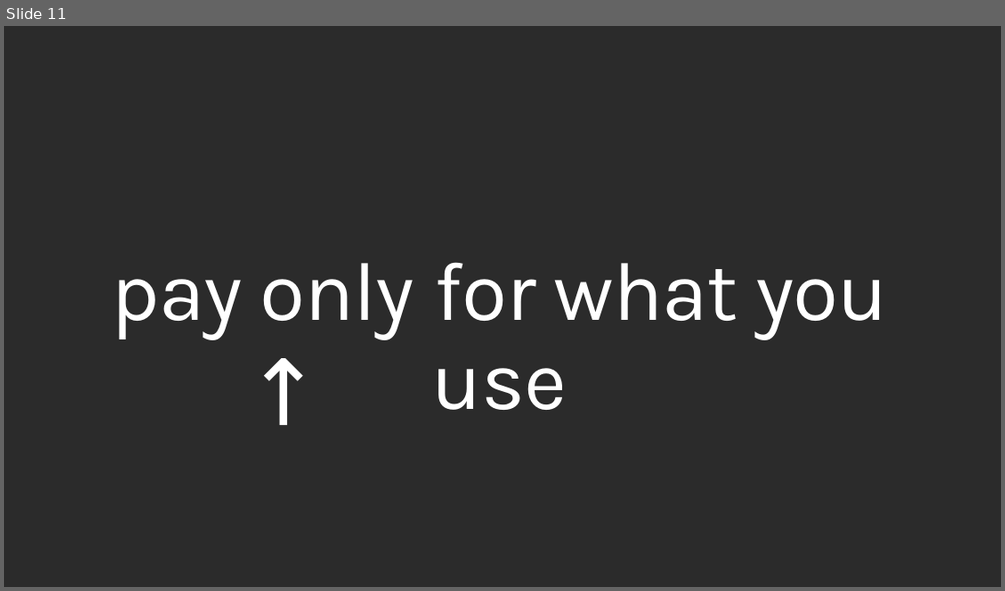
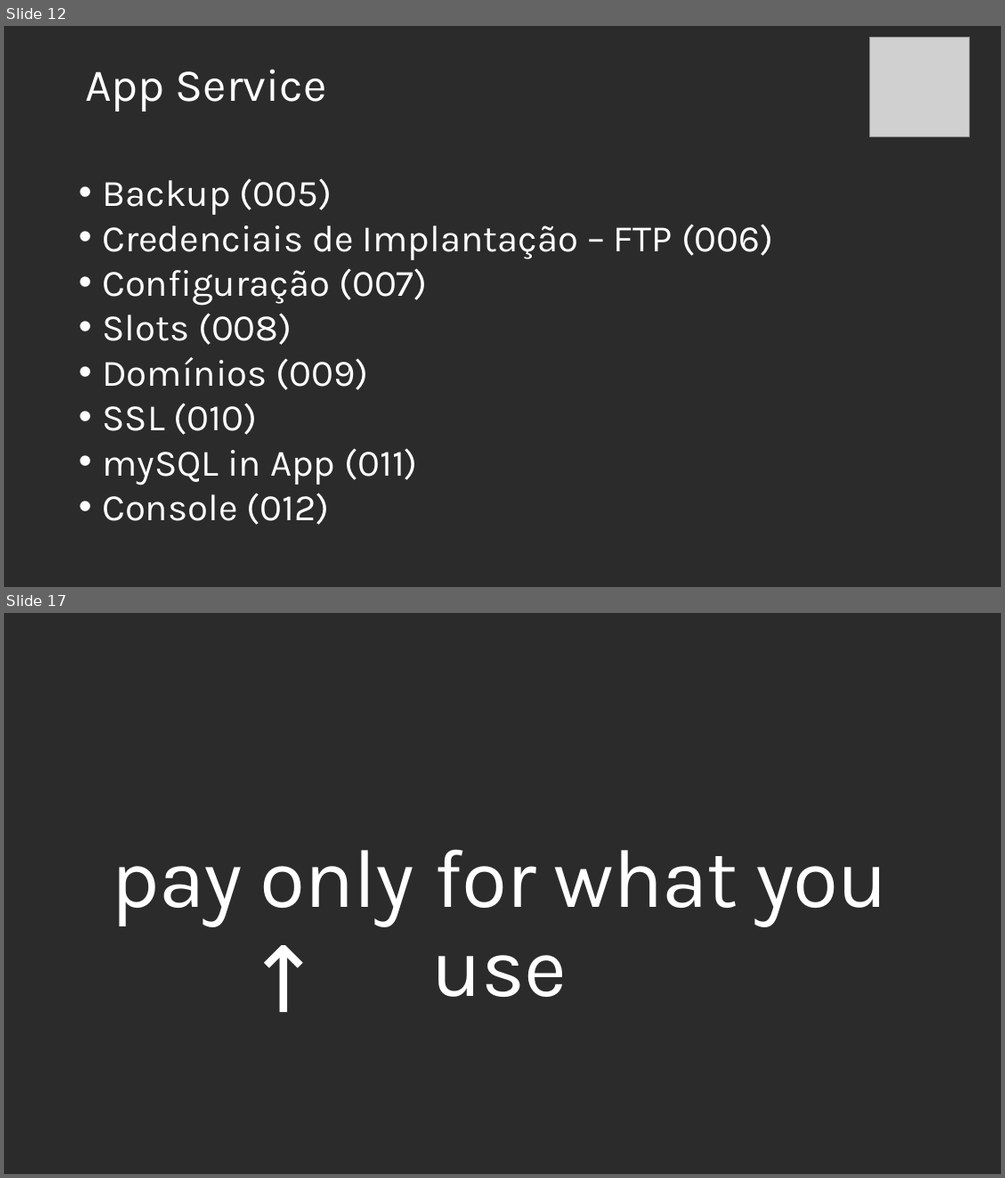
Before and after one commit to raslunardelli/AZURE-GABCWB2018, a slide deck: GAB TEMPLATE 2018_v3.pptx. Shown one above the other, each under a label of ours: slide 11 before the commit, slides 12 and 17 after it; the slides between them are not shown. The pictures are 1005x591 and 1005x1178 pixels, drawn with LibreOffice and Linux fonts; fonts in the diff are those of the drawing; grey boxes stand for pictures; background and template pictures are left out; a plain dark background stands for a picture behind light text. Boxes give left, top, right and bottom in pixels: in the first picture for what was removed or moved away, otherwise in the second. Text is boxed around its words. In the diff, an @@ line names an element or a change of style, - is before the commit and + after.

```diff
--- a/GAB TEMPLATE 2018_v3.pptx
+++ b/GAB TEMPLATE 2018_v3.pptx
@@ slide 12 added at [4,26,1001,587], background picture (left out) @@
@@ picture added at [869,37,970,136] @@
@@ text added at [85,69,327,111], 44 pt, text #FFFFFF @@
+App Service
@@ text added at [102,178,774,524], 36 pt, text #FFFFFF @@
+• Backup (005)
+• Credenciais de Implantação – FTP (006)
+• Configuração (007)
+• Slots (008)
+• Domínios (009)
+• SSL (010)
+• mySQL in App (011)
+• Console (012)
@@ what was slide 11 is now slide 17 @@
```
Also in this commit, not shown: 1 slide changed, 6 other slides added, 1 slide removed, 32 other files.
